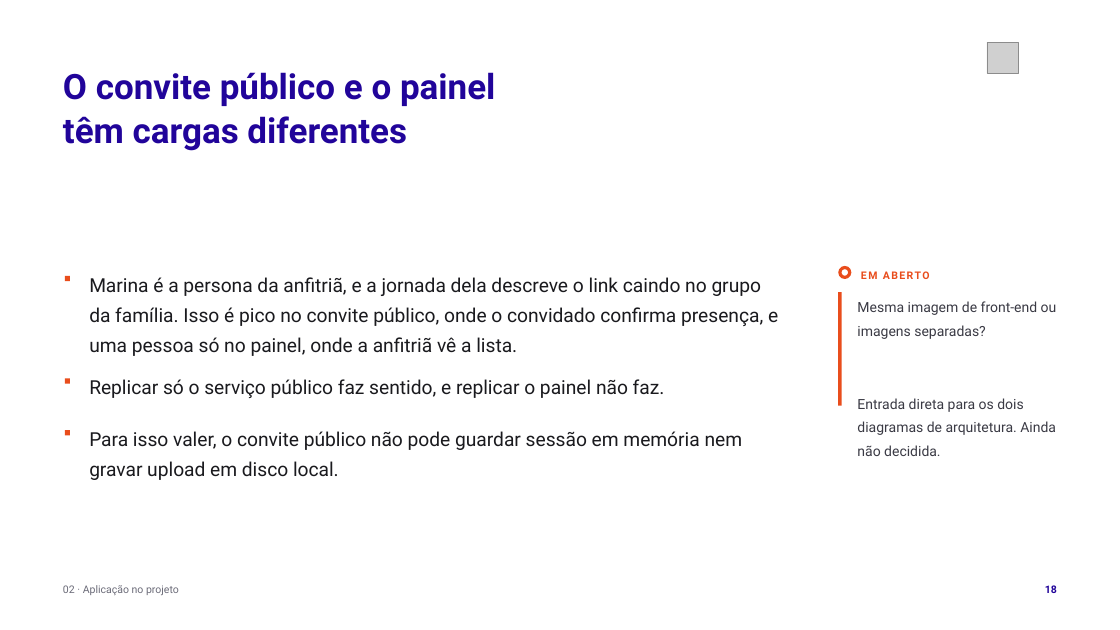
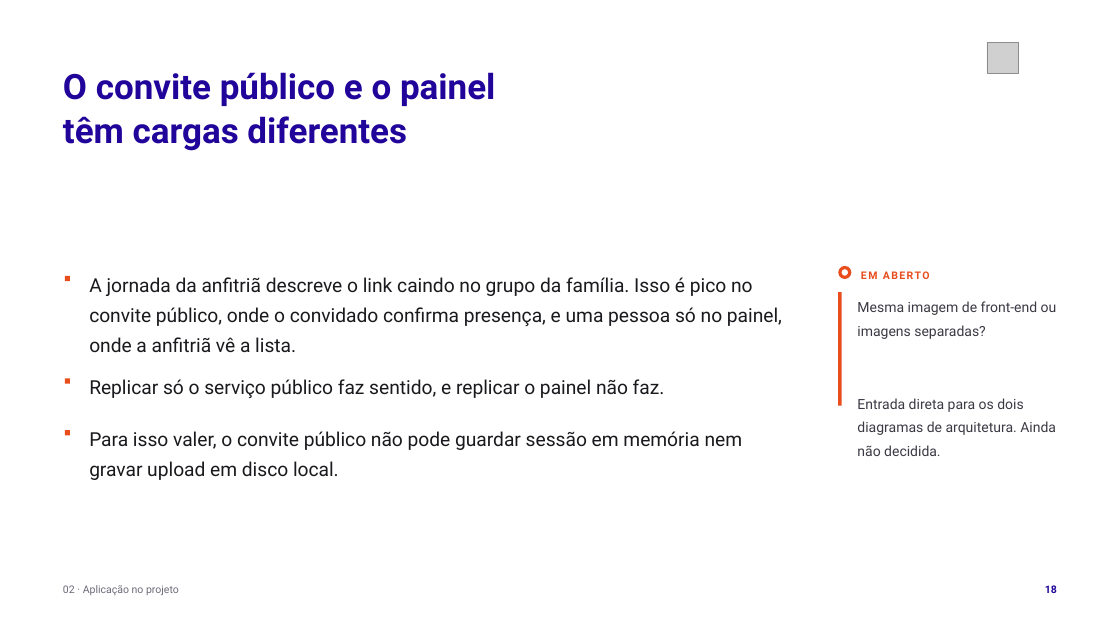
Before and after one commit to tcpassos/invite-app, a slide deck: slide 18 of trabalhos/T1-Docker-Invite-People.pptx. Drawn at 1120x630 pixels with LibreOffice and Linux fonts; fonts in the diff are those of the drawing; grey boxes stand for pictures. Boxes give left, top, right and bottom in pixels: in the first picture for what was removed or moved away, otherwise in the second. Text is boxed around its words. In the diff, an @@ line names an element or a change of style, - is before the commit and + after.

```diff
--- a/trabalhos/T1-Docker-Invite-People.pptx
+++ b/trabalhos/T1-Docker-Invite-People.pptx
@@ text at [89, 277, 782, 352]: text changed @@
-Marina é a persona da anfitriã, e a jornada dela descreve o link caindo no grupo da família. Isso é pico no convite público, onde o convidado confirma presença, e uma pessoa só no painel, onde a anfitriã vê a lista.
+A jornada da anfitriã descreve o link caindo no grupo da família. Isso é pico no convite público, onde o convidado confirma presença, e uma pessoa só no painel, onde a anfitriã vê a lista.
```
Also in this commit, not shown: 3 other slides changed, 7 other files.
